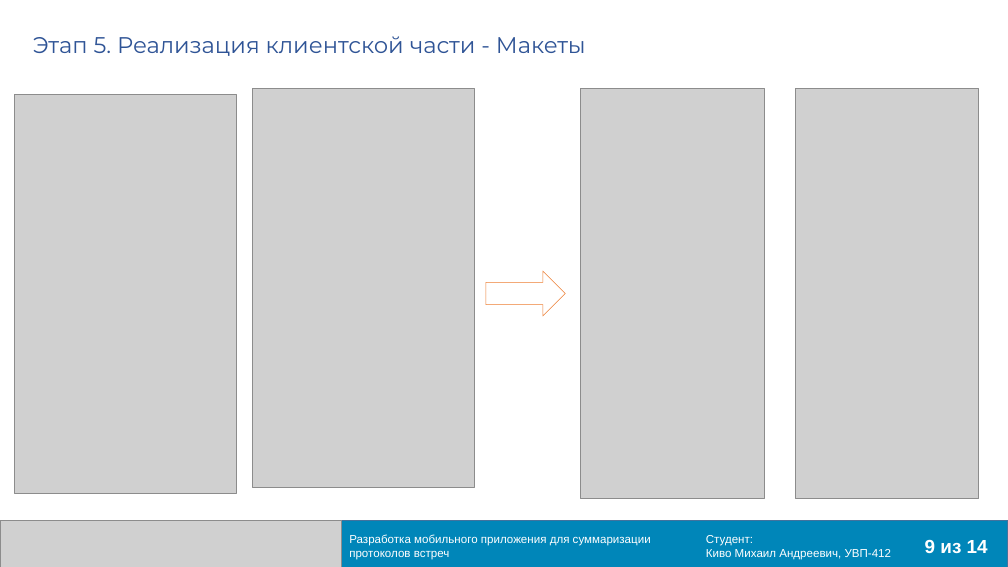
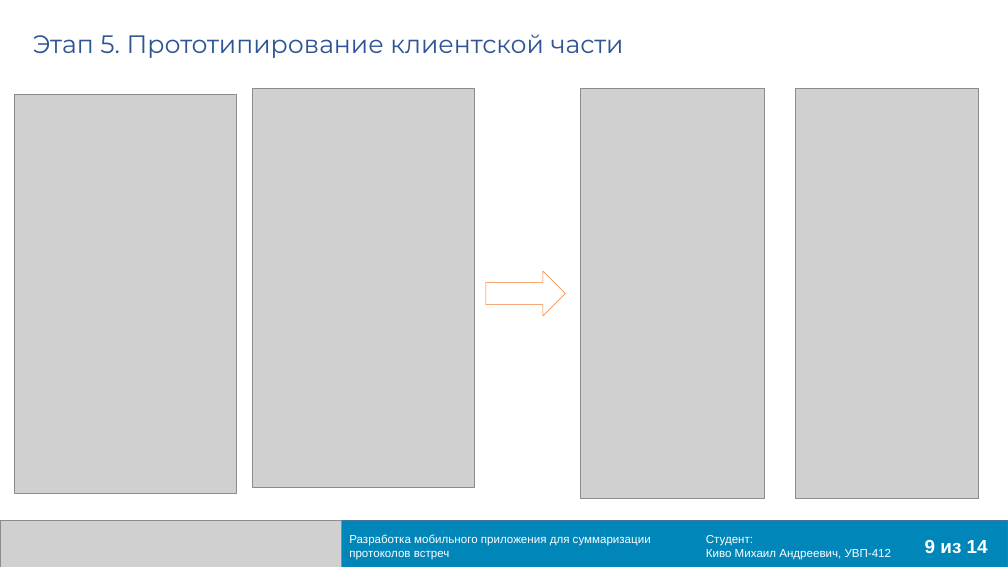
Before and after one commit to Meetings-UVP412/VKR, a slide deck: slide 9 of Презентация Киво Михаил УВП-412.pptx. Drawn at 1008x567 pixels with LibreOffice and Linux fonts; fonts in the diff are those of the drawing; grey boxes stand for pictures. Boxes give left, top, right and bottom in pixels: in the first picture for what was removed or moved away, otherwise in the second. Text is boxed around its words. In the diff, an @@ line names an element or a change of style, - is before the commit and + after.

```diff
--- a/Презентация Киво Михаил УВП-412.pptx
+++ b/Презентация Киво Михаил УВП-412.pptx
@@ title at (33, 34, 624, 58): text changed; size 21.6 to 24 pt @@
-Этап 5. Реализация клиентской части - Макеты
+Этап 5. Прототипирование клиентской части
```
Also in this commit, not shown: 10 other slides changed, 2 other files.
